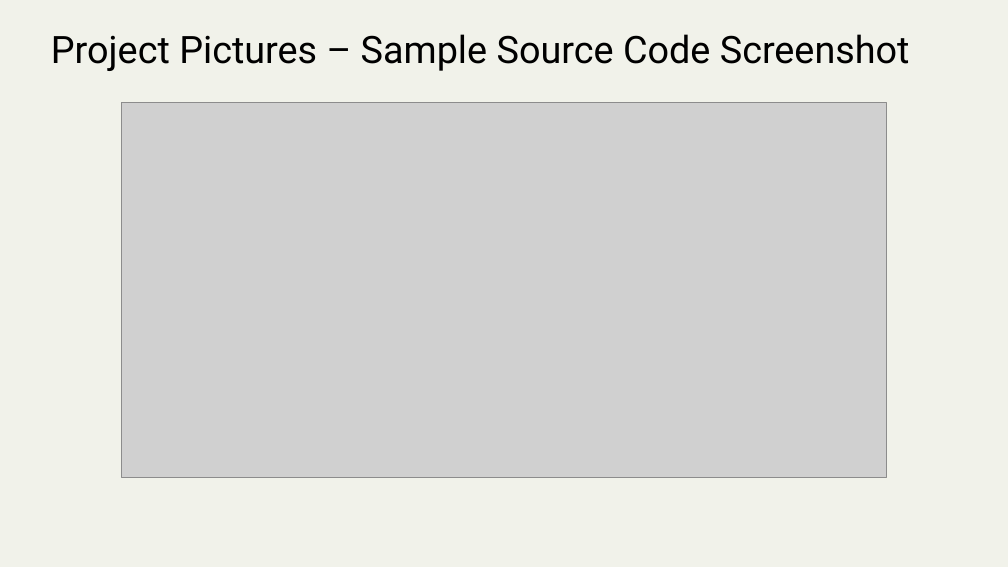
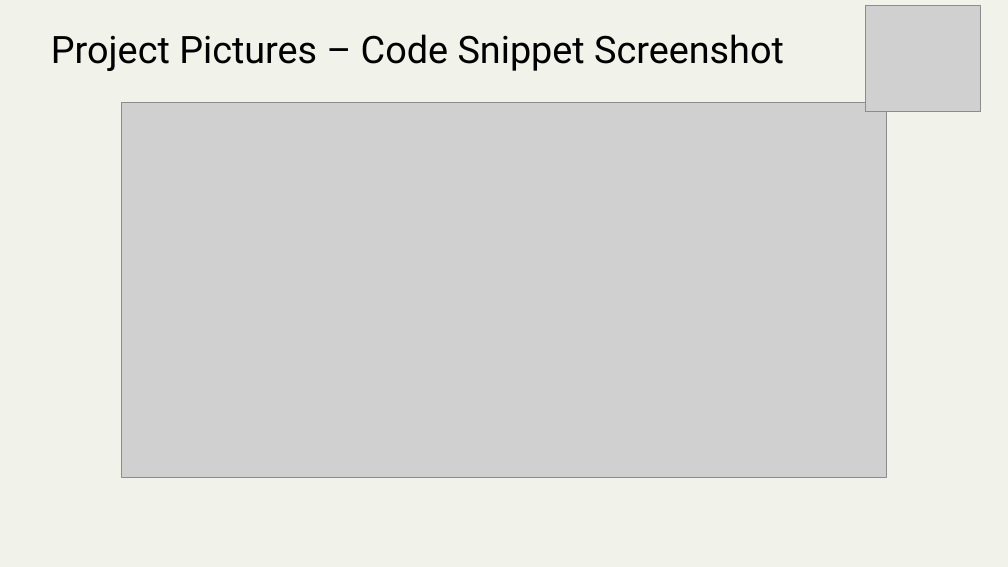
Before and after one commit to mickknutson/SITE_BOOTCAMP_QA, a slide deck: slide 11 of StudentWork/Abdullaht/SITE Report.pptx. Drawn at 1008x567 pixels with LibreOffice and Linux fonts; fonts in the diff are those of the drawing; grey boxes stand for pictures; background and template pictures are left out. Boxes give left, top, right and bottom in pixels: in the first picture for what was removed or moved away, otherwise in the second. Text is boxed around its words. In the diff, an @@ line names an element or a change of style, - is before the commit and + after.

Commit message:
update project

```diff
--- a/StudentWork/Abdullaht/SITE Report.pptx
+++ b/StudentWork/Abdullaht/SITE Report.pptx
@@ picture added at (x1=866, y1=5, x2=980, y2=111) @@
@@ title at (x1=51, y1=34, x2=784, y2=71): text changed @@
-Project Pictures – Sample Source Code Screenshot
+Project Pictures – Code Snippet Screenshot
```
Also in this commit, not shown: 12 other slides changed, 1 other file.
